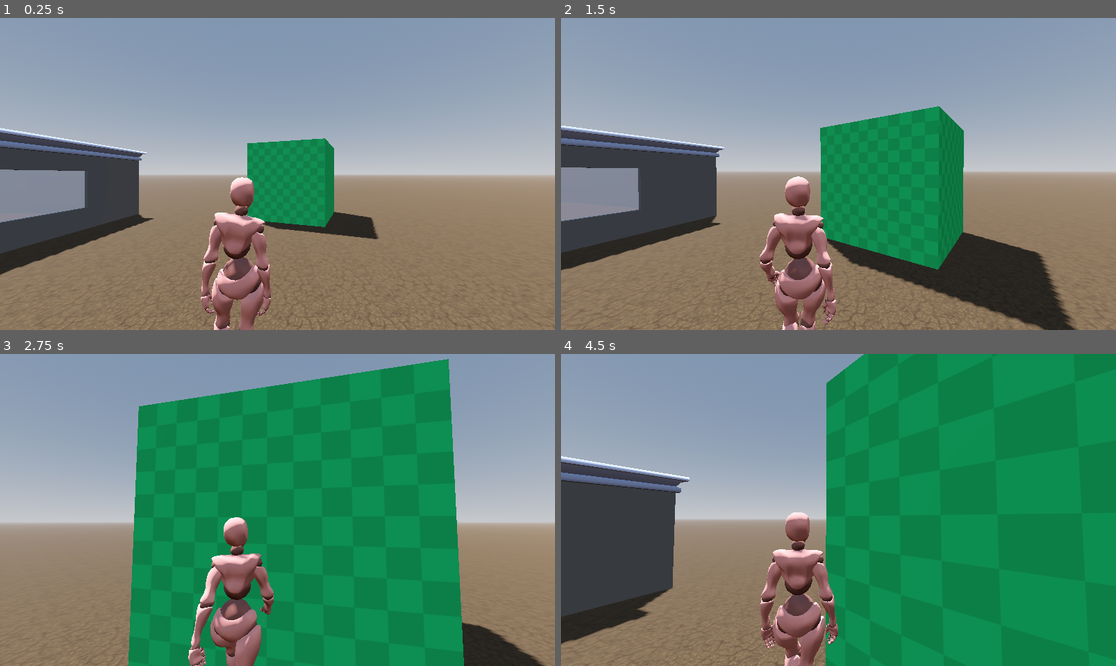
Above: before the commit, frames 1-4 (two rows, left to right).
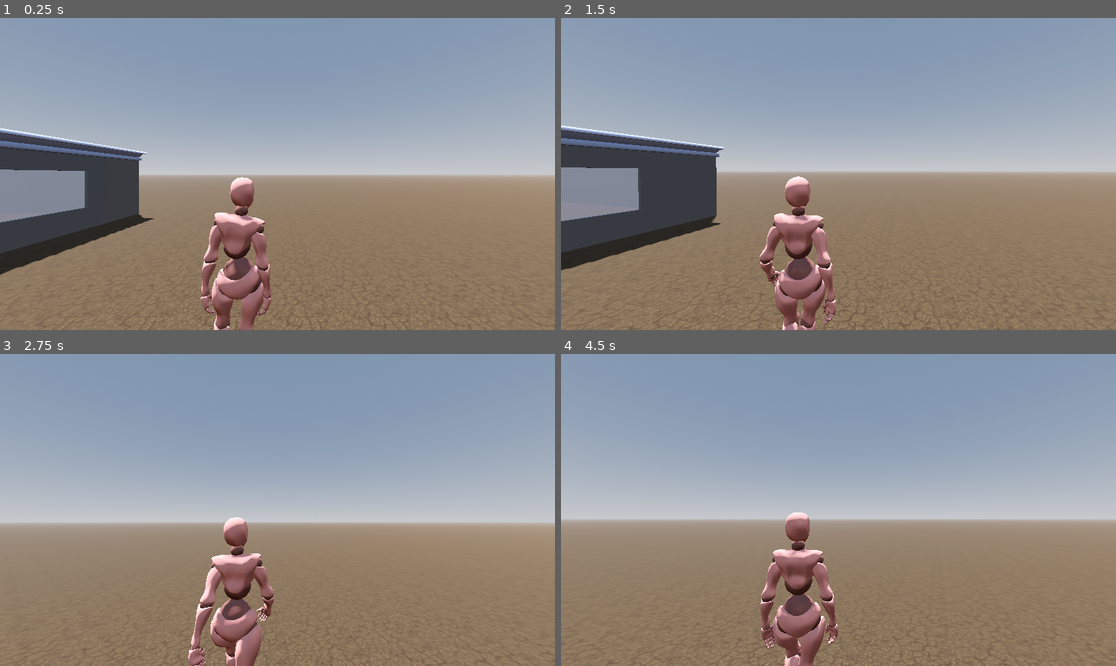
Above: after the commit, the same moments.

Repository: GummyWorm007/Demo
Game: Godot game, scene res://scenes/main.tscn
Two runs of this game, one before a commit and one after it. Both use one fixed random seed, a clock stepped at 60 frames per second and the inputs below.
Inputs (mouse positions are in pixels of both pictures, inside the frame that each line leads up to):
- Up to frame 1 (0.25 s): no input
- Up to frame 2 (1.5 s): tap Enter (ui_accept) at 0.5, 0.77 s; move the mouse to (866, 174) at 0.52 s; hold W (forward) from 0.53 s (still down); move the mouse to (810, 174) at 1.27 s
- Up to frame 3 (2.75 s): keep holding W (forward); tap Enter (ui_accept) at 1.52 s; move the mouse to (288, 503) at 2.02 s
- Up to frame 4 (4.5 s): keep holding W (forward); move the mouse to (832, 516) at 2.77 s; tap Enter (ui_accept) at 3.02, 3.77 s; move the mouse to (877, 513) at 3.52 s; move the mouse to (794, 506) at 4.27 s

The runs differ from the first frame. In frame 1, 4.8% of the frame differs, in the area x 44-69%, y 38-71%; in frame 2, 17%; in frame 3, 51%; in frame 4, 62%, in the area x 0-100%, y 0-100%.

Commit message:
Assets
I added in more assets so i can ad detail to the scene

Diff:
--- a/scenes/house.tscn
+++ b/scenes/house.tscn
@@ -1,7 +1,7 @@
 [gd_scene load_steps=58 format=4 uid="uid://p7oyw4a5dmr7"]
 
-[ext_resource type="PackedScene" uid="uid://dsq10sskx7kl5" path="res://Assessts/Models/House/wall-doorway-square.glb" id="1_w8qkd"]
-[ext_resource type="Texture2D" uid="uid://dli80a752h2y8" path="res://Assessts/Models/House/Textures/colormap.png" id="2_ak3of"]
+[ext_resource type="PackedScene" uid="uid://dsq10sskx7kl5" path="res://Assets/Models/House/wall-doorway-square.glb" id="1_w8qkd"]
+[ext_resource type="Texture2D" uid="uid://dli80a752h2y8" path="res://Assets/Models/House/Textures/colormap.png" id="2_ak3of"]
 
 [sub_resource type="ConvexPolygonShape3D" id="ConvexPolygonShape3D_lx0po"]
 points = PackedVector3Array(0.0499805, 2.4, 0.999804, -0.0500196, 2.4, 0.999804, 0.0499805, -7.21911e-15, 0.999804, 0.0 …(456 unchanged characters)…
--- a/scenes/main.tscn
+++ b/scenes/main.tscn
@@ -1,9 +1,6 @@
-[gd_scene load_steps=14 format=3 uid="uid://m7nrrnvjk4a3"]
+[gd_scene load_steps=8 format=3 uid="uid://m7nrrnvjk4a3"]
 
-[ext_resource type="Texture2D" uid="uid://bnnxg6ovqapi6" path="res://Assessts/Textuers/Floor/earth-texture/696.jpg" id="1_e1wm4"]
-[ext_resource type="Texture2D" uid="uid://cq1idl17glstg" path="res://Assessts/Textuers/Grids/Orange/texture_09.png" id="2_ynbav"]
-[ext_resource type="Texture2D" uid="uid://dnvsb831buwcx" path="res://Assessts/Textuers/Grids/Purple/texture_09.png" id="3_7pfyr"]
-[ext_resource type="Texture2D" uid="uid://bbwe7ec7rm37g" path="res://Assessts/Textuers/Grids/Green/texture_09.png" id="4_hqn28"]
+[ext_resource type="Texture2D" uid="uid://bnnxg6ovqapi6" path="res://Assets/Textuers/Floor/earth-texture/696.jpg" id="1_e1wm4"]
 [ext_resource type="PackedScene" uid="uid://jwpa5swqek8b" path="res://scenes/player.tscn" id="5_ksxuw"]
 [ext_resource type="PackedScene" uid="uid://p7oyw4a5dmr7" path="res://scenes/house.tscn" id="6_mljf0"]
 
@@ -27,17 +24,6 @@
 albedo_texture = ExtResource("1_e1wm4")
 uv1_triplanar = true
 
-[sub_resource type="StandardMaterial3D" id="StandardMaterial3D_8qmwj"]
-albedo_texture = ExtResource("2_ynbav")
-
-[sub_resource type="StandardMaterial3D" id="StandardMaterial3D_t0gk8"]
-albedo_texture = ExtResource("3_7pfyr")
-uv1_triplanar = true
-
-[sub_resource type="StandardMaterial3D" id="StandardMaterial3D_hq43o"]
-albedo_texture = ExtResource("4_hqn28")
-uv1_triplanar = true
-
 [node name="world" type="Node3D"]
 
 [node name="DirectionalLight3D" type="DirectionalLight3D" parent="."]
@@ -49,32 +35,15 @@
 
 [node name="map" type="Node3D" parent="."]
 
+[node name="house" parent="map" instance=ExtResource("6_mljf0")]
+transform = Transform3D(1, 0, 0, 0, 1, 0, 0, 0, 1, -6.02324, 0, -0.606763)
+
 [node name="floor" type="CSGBox3D" parent="map"]
 transform = Transform3D(1, 0, 0, 0, 1, 0, 0, 0, 1, 0, -0.5, 0)
 material_override = SubResource("StandardMaterial3D_dtabt")
 use_collision = true
 size = Vector3(1000, 1, 1000)
 
-[node name="box" type="CSGBox3D" parent="map"]
-transform = Transform3D(0.533688, 0, -0.845681, 0, 1, 0, 0.845681, 0, 0.533688, 3.71873, 0.5, 5.1208)
-material_override = SubResource("StandardMaterial3D_8qmwj")
-use_collision = true
-
-[node name="box2" type="CSGBox3D" parent="map"]
-transform = Transform3D(0.533688, 0, -0.845681, 0, 1, 0, 0.845681, 0, 0.533688, -1.97762, 0.945654, 5.25612)
-material_override = SubResource("StandardMaterial3D_t0gk8")
-use_collision = true
-size = Vector3(2, 1.90869, 2)
-
-[node name="box3" type="CSGBox3D" parent="map"]
-transform = Transform3D(0.930149, 0, -0.367183, 0, 1, 0, 0.367183, 0, 0.930149, 1.05972, 1.50303, -7.22446)
-material_override = SubResource("StandardMaterial3D_hq43o")
-use_collision = true
-size = Vector3(3, 3, 3)
-
-[node name="house" parent="." instance=ExtResource("6_mljf0")]
-transform = Transform3D(1, 0, 0, 0, 1, 0, 0, 0, 1, -6.02324, 0, -0.606763)
-
 [node name="Player" parent="." instance=ExtResource("5_ksxuw")]
 sens_horizontal = 0.3
 sens_vertical = 0.3
Not shown, removed: Assessts/Models/House/Textures/colormap.png.import
Not shown, removed: Assessts/Models/House/barricade-doorway-a.glb.import
Not shown, removed: Assessts/Models/House/barricade-doorway-b.glb.import
Not shown, removed: Assessts/Models/House/barricade-doorway-c.glb.import
Not shown, removed: Assessts/Models/House/barricade-window-a.glb.import
Not shown, removed: Assessts/Models/House/barricade-window-b.glb.import
Not shown, removed: Assessts/Models/House/barricade-window-c.glb.import
Not shown, removed: Assessts/Models/House/border-corner-diagonal.glb.import
Not shown, removed: Assessts/Models/House/border-corner-round.glb.import
Not shown, removed: Assessts/Models/House/border-corner-small.glb.import
Not shown, removed: Assessts/Models/House/border-corner.glb.import
Not shown, removed: Assessts/Models/House/border-high-corner-diagonal.glb.import
(and 493 more such lines)
